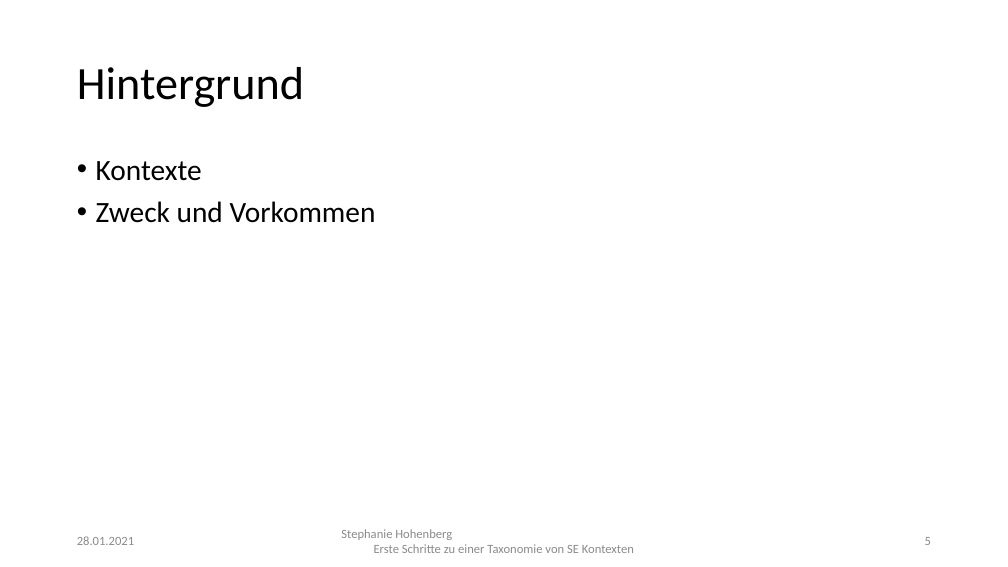
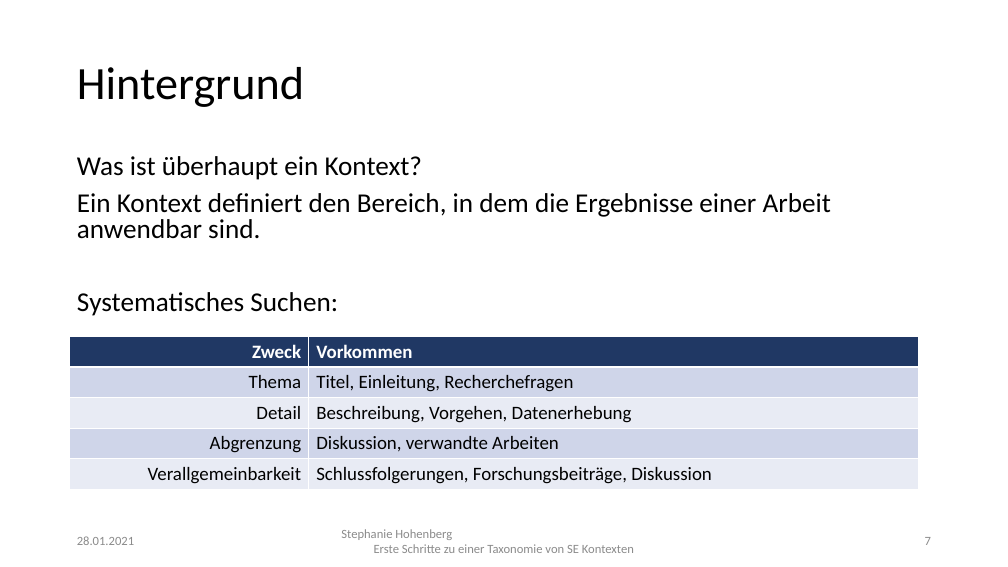
Before and after one commit to StephanieHohenberg/TSEK-Analyzer, a slide deck: slide 7 of documents/presentation.pptx (slide 5 before the commit). Drawn at 1008x567 pixels with LibreOffice and Linux fonts; fonts in the diff are those of the drawing. Boxes give left, top, right and bottom in pixels: in the first picture for what was removed or moved away, otherwise in the second. Text is boxed around its words. In the diff, an @@ line names an element or a change of style, - is before the commit and + after.

```diff
--- a/documents/presentation.pptx
+++ b/documents/presentation.pptx
@@ text at (77,156,831,316): text changed; size 28 to 25.9 pt @@
-• Kontexte
-• Zweck und Vorkommen
+Was ist überhaupt ein Kontext?
+Ein Kontext definiert den Bereich, in dem die Ergebnisse einer Arbeit anwendbar sind.
+Systematisches Suchen:
@@ table added at (70,337,920,490), 5 rows, 2 columns @@
+Zweck | Vorkommen
+Thema | Titel, Einleitung, Recherchefragen
+Detail | Beschreibung, Vorgehen, Datenerhebung
+Abgrenzung | Diskussion, verwandte Arbeiten
+Verallgemeinbarkeit | Schlussfolgerungen, Forschungsbeiträge, Diskussion
@@ page number at (925,537,931,545): text changed @@
-5
+7
```
Also in this commit, not shown: 20 other slides changed, 29 slides added, 1 slide removed, 3 other files.
